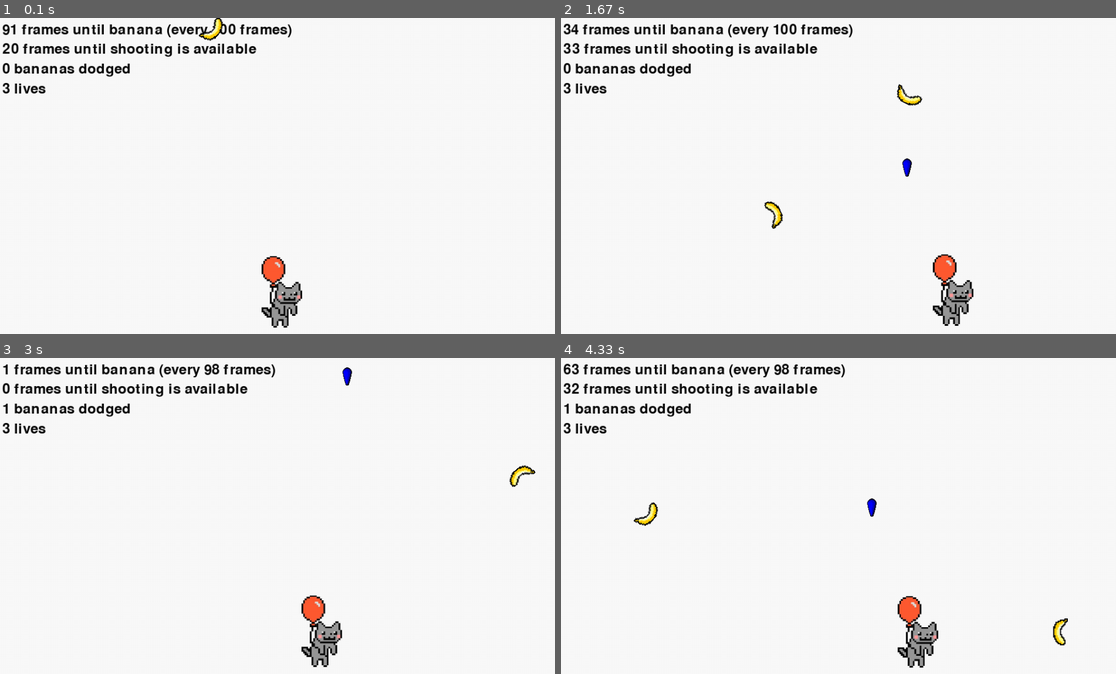
Above: before the commit, frames 1-4 (two rows, left to right).
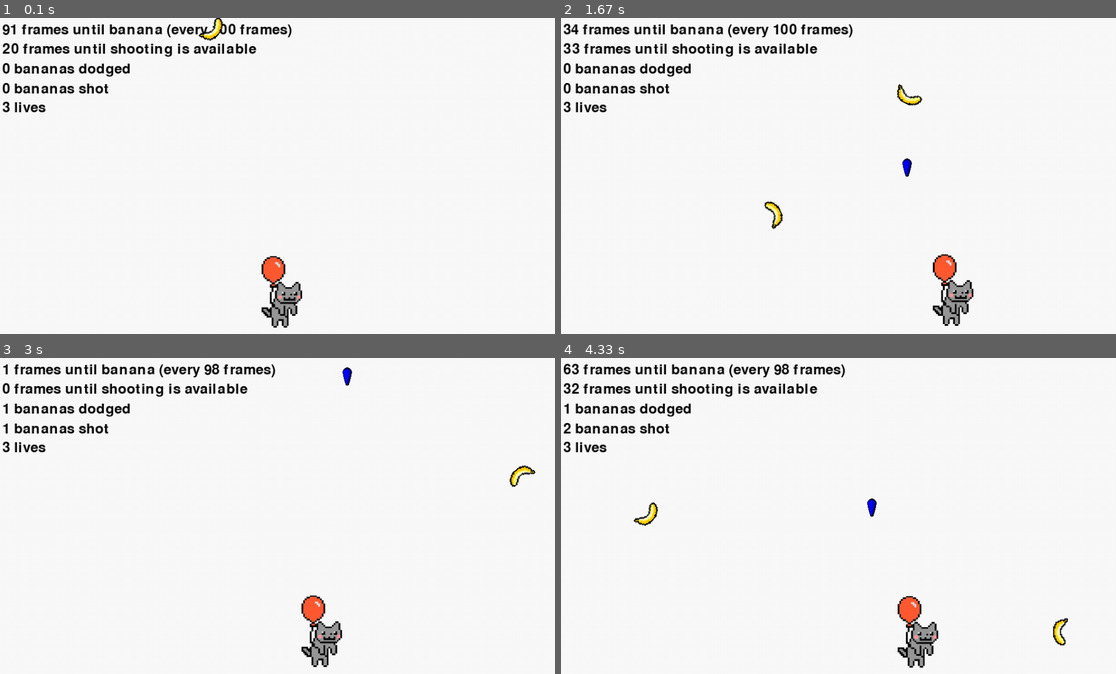
Above: after the commit, the same moments.

Repository: MikeCroall/MyPyGame
Game: pygame game, started from src/main.py
The game is run twice, just before and just after one commit, with the same random seed, the same clock (stepped at 60 frames per second) and the same inputs.
Inputs:
- Up to frame 1 (0.1 s): no input
- Up to frame 2 (1.67 s): tap Space at 0.33, 0.73, 1.03, 1.23, 1.53 s; hold Right 0.67-1.13 s; hold Right 1.17-1.63 s
- Up to frame 3 (3 s): hold Left 1.67-2.2 s; tap Space at 1.73, 2.03, 2.3, 2.6, 2.73 s; hold Left 2.23-2.63 s; hold Right from 2.67 s (still down)
- Up to frame 4 (4.33 s): tap Space at 3.03, 3.4, 3.7, 3.9, 4.2 s; release Right at 3.3 s; hold Left 3.33-3.8 s; hold Right 3.83-4.3 s

The runs differ from the first frame. In frame 1, 0.5% of the frame differs, in the area x 0-20%, y 20-30%; in frame 2, 0.5%; in frame 3, 0.5%; in frame 4, 0.5%.

Commit message:
Banana shot count, excludes life bananas

Diff:
--- a/src/main.py
+++ b/src/main.py
@@ -19,9 +19,8 @@
     screen = pygame.display.set_mode(size)
     pygame.display.set_caption('Banana dodge v2')
     spawn_rate, frames_until_spawn = 100, 1
-    bananas_dodged, lives = 0, 3
+    bananas_dodged, bananas_shot, lives = 0, 0, 3
     bob_rate, frames_until_bob = 7, 7
-    rotate_rate, frames_until_rotate = 1, 1
     shooting_cool_down, frames_until_can_shoot = 75, 30
     projectile_speed = [0, -4 * int(height / 480)]
 
@@ -35,6 +34,7 @@
         Label("0 frames until banana"),
         Label("0 frames until shooting is available"),
         Label("0 bananas dodged"),
+        Label("0 bananas shot"),
         Label("3 lives")
     ]  # note: NOT a dictionary, to maintain ordering
     pause_label = pygame.font.Font(None, 50).render("Paused", 1, (10, 10, 10))
@@ -114,6 +114,8 @@
                         if b.get_gives_life():
                             if lives < 10:
                                 lives += 1
+                        else:
+                            bananas_shot += 1  # life-bananas don't count towards this
                         rem_b.append(b)
                         del projectiles[ind]
                     elif b.get_rect().top > height:  # if didn't collide with player, check for locational despawn
@@ -128,7 +130,8 @@
             labels[0].set_text("{} frames until banana (every {} frames)".format(frames_until_spawn, spawn_rate))
             labels[1].set_text("{} frames until shooting is available".format(frames_until_can_shoot))
             labels[2].set_text("{} bananas dodged".format(bananas_dodged))
-            labels[3].set_text("{} lives".format(lives))
+            labels[3].set_text("{} bananas shot".format(bananas_shot))
+            labels[4].set_text("{} lives".format(lives))
 
             # draw on background
             background.fill((250, 250, 250))
@@ -163,8 +166,8 @@
     print("Game over!\n{} bananas dodged successfully".format(bananas_dodged))
 
     game_over_label = pygame.font.Font(None, 40).render("Game over!", 1, (10, 10, 10))
-    bananas_dodged_label = pygame.font.Font(None, 36).render("You dodged {} bananas!".format(bananas_dodged), 1,
-                                                             (10, 10, 10))
+    bananas_dodged_label = pygame.font.Font(None, 36).render(
+        "You dodged {} bananas, and shot {}!".format(bananas_dodged, bananas_shot), 1, (10, 10, 10))
     escape_exit_label = pygame.font.Font(None, 25).render("Press Esc to exit", 1, (10, 10, 10))
     gol_rect = game_over_label.get_rect()
     bdl_rect = bananas_dodged_label.get_rect()
